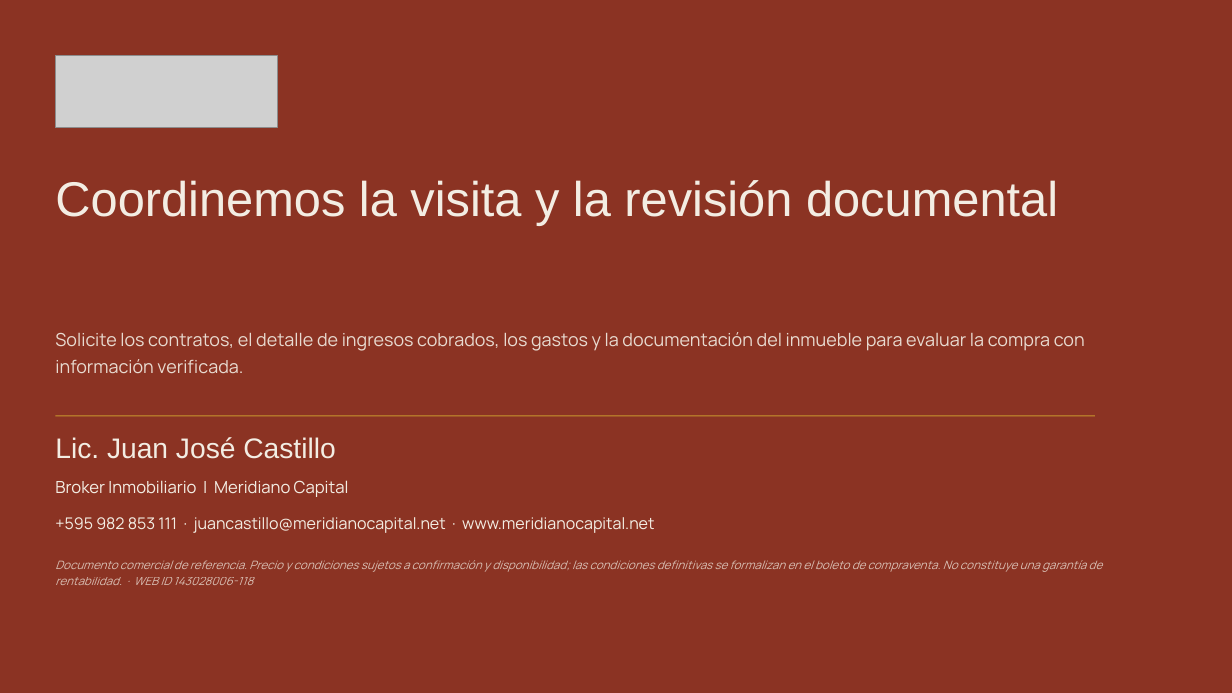
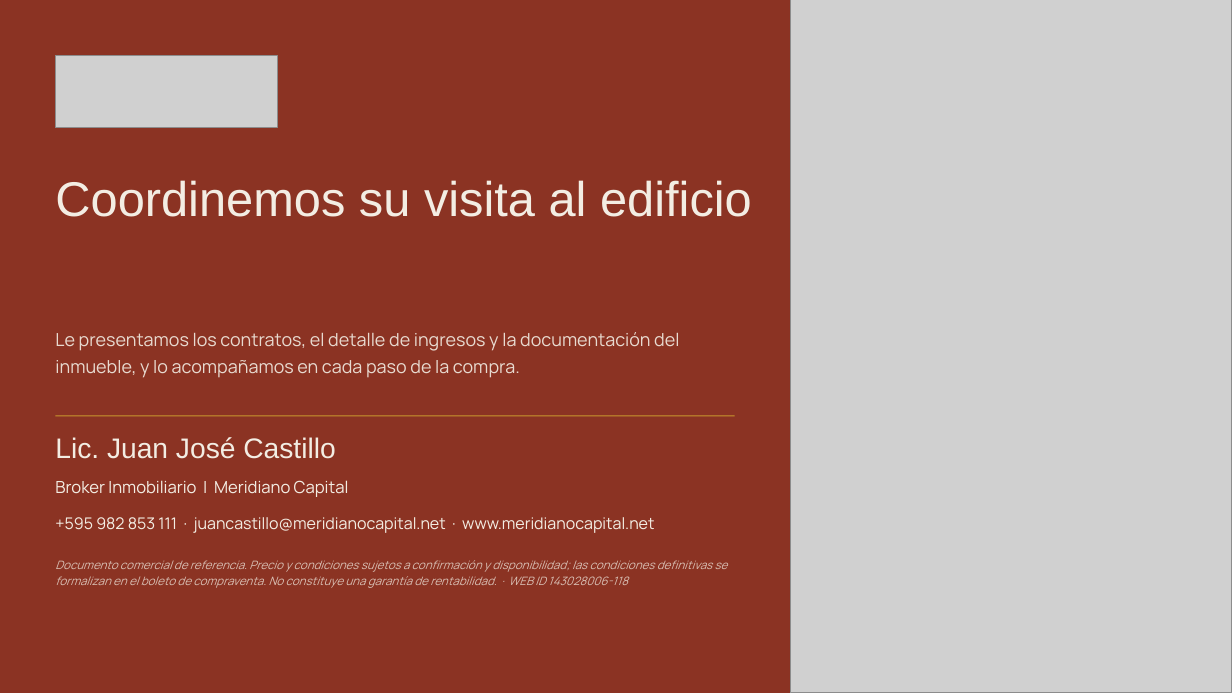
Before and after one commit to juanjosecastillo608/Meridiano-Capital, a slide deck: slide 15 of projects/edificio-ciudad-nueva/entregables/Edificio_Ciudad_Nueva_Meridiano_FINAL.pptx (slide 12 before the commit). Drawn at 1232x693 pixels with LibreOffice and Linux fonts; fonts in the diff are those of the drawing; grey boxes stand for pictures. Boxes give left, top, right and bottom in pixels: in the first picture for what was removed or moved away, otherwise in the second. Text is boxed around its words. In the diff, an @@ line names an element or a change of style, - is before the commit and + after.

```diff
--- a/projects/edificio-ciudad-nueva/entregables/Edificio_Ciudad_Nueva_Meridiano_FINAL.pptx
+++ b/projects/edificio-ciudad-nueva/entregables/Edificio_Ciudad_Nueva_Meridiano_FINAL.pptx
@@ picture added at (790,0,1232,693) @@
@@ text at (55,180,752,217): text changed @@
-Coordinemos la visita y la revisión documental
+Coordinemos su visita al edificio
@@ text at (55,332,679,378): text changed @@
-Solicite los contratos, el detalle de ingresos cobrados, los gastos y la documentación del inmueble para evaluar la compra con información verificada.
+Le presentamos los contratos, el detalle de ingresos y la documentación del inmueble, y lo acompañamos en cada paso de la compra.
@@ line moved from (55, 416) - (1095, 416) to (55, 416) - (735, 416) @@
@@ text "Documento comercial de referencia. Precio ..." rewrapped from (55,560,1103,585) to (55,560,728,588) @@
```
Also in this commit, not shown: 9 other slides changed, 5 slides added, 2 slides removed, 35 other files.
